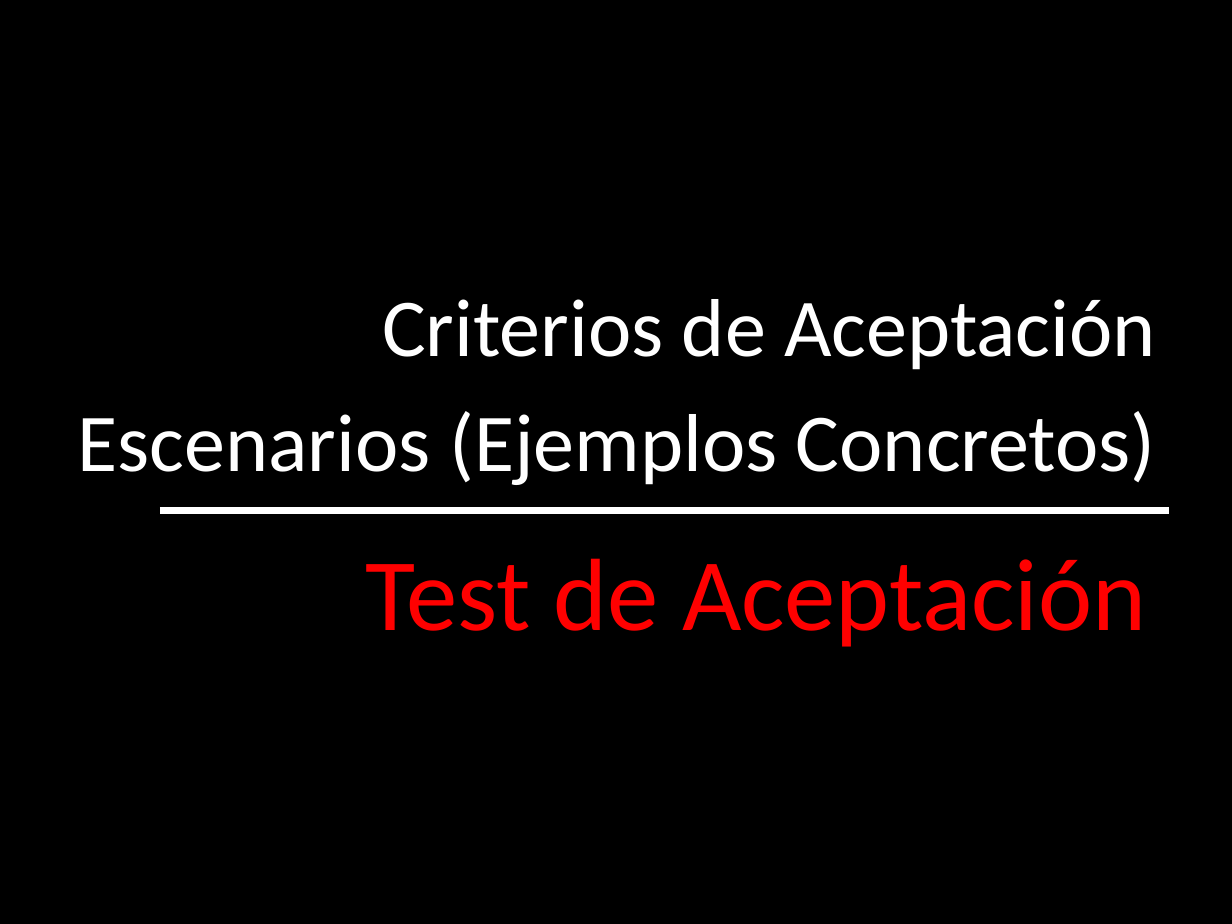
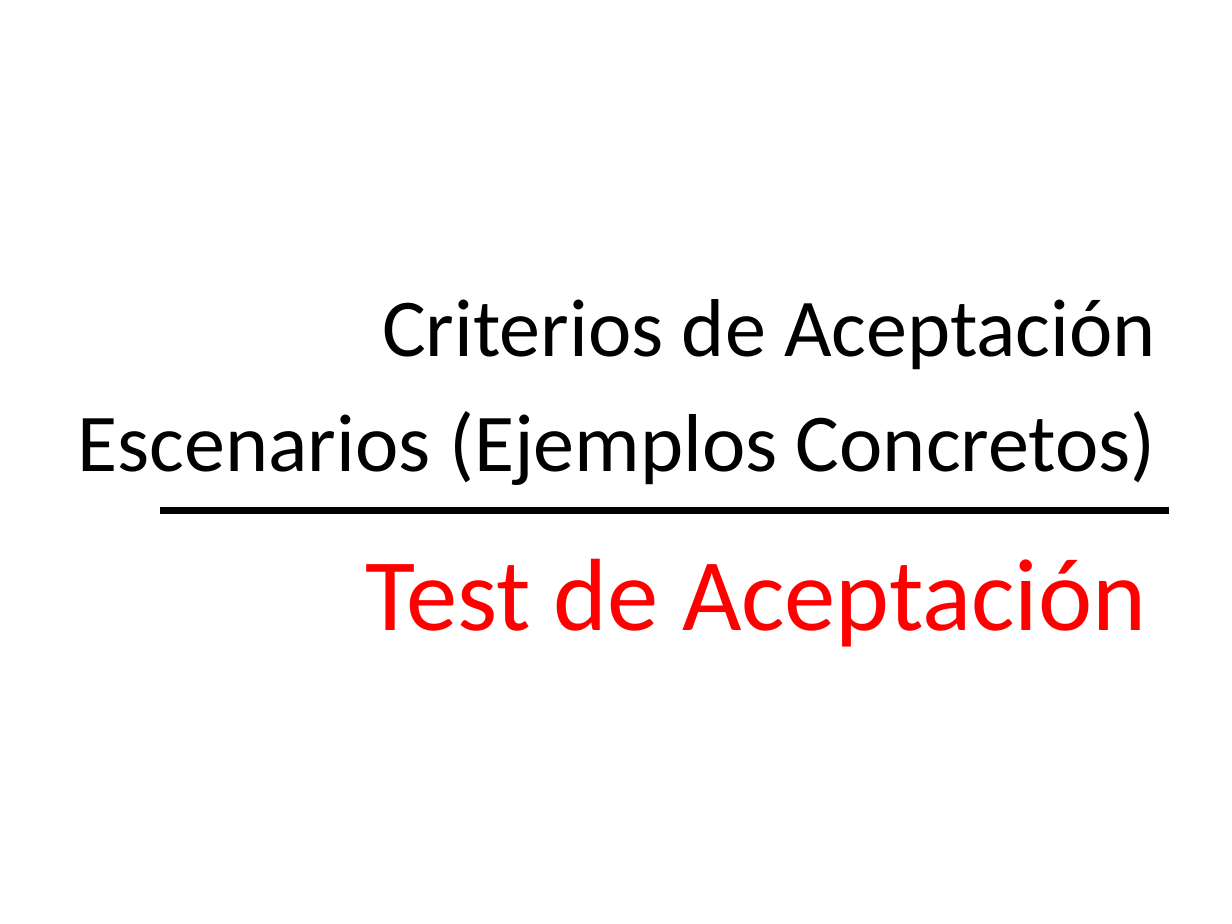
Before and after one commit to angelnunezsalazar/Test-Driven-Development, a slide deck: slide 36 of Diapositivas/Test Driven Development.pptx. Drawn at 1232x924 pixels with LibreOffice and Linux fonts; fonts in the diff are those of the drawing; background and template pictures are left out. Boxes give left, top, right and bottom in pixels: in the first picture for what was removed or moved away, otherwise in the second. Text is boxed around its words. In the diff, an @@ line names an element or a change of style, - is before the commit and + after.

```diff
--- a/Diapositivas/Test Driven Development.pptx
+++ b/Diapositivas/Test Driven Development.pptx
@@ background picture (left out) to #FFFFFF @@
@@ text "Criterios de Aceptación" at bbox=[78, 299, 1156, 485]: text colour #FFFFFF to #000000 @@
@@ line (160, 510) - (1169, 510): stroke #FFFFFF 4.5 pt to #000000 4.5 pt @@
```
Also in this commit, not shown: 56 other slides changed, 1 other file.
